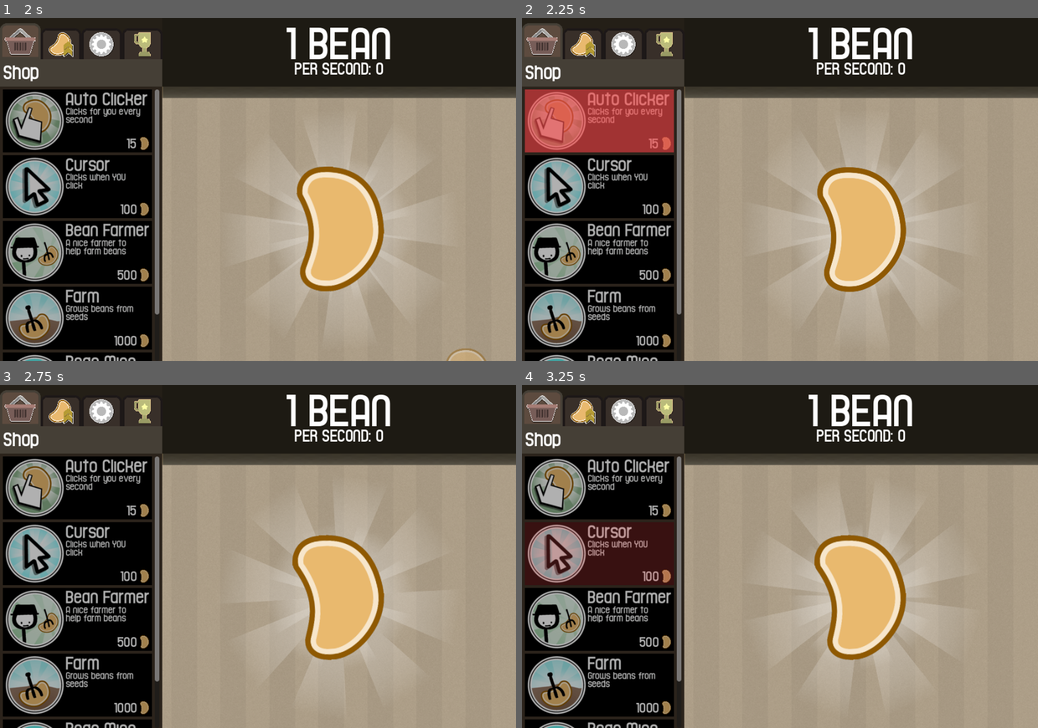
Above: before the commit, frames 1-4 (two rows, left to right).
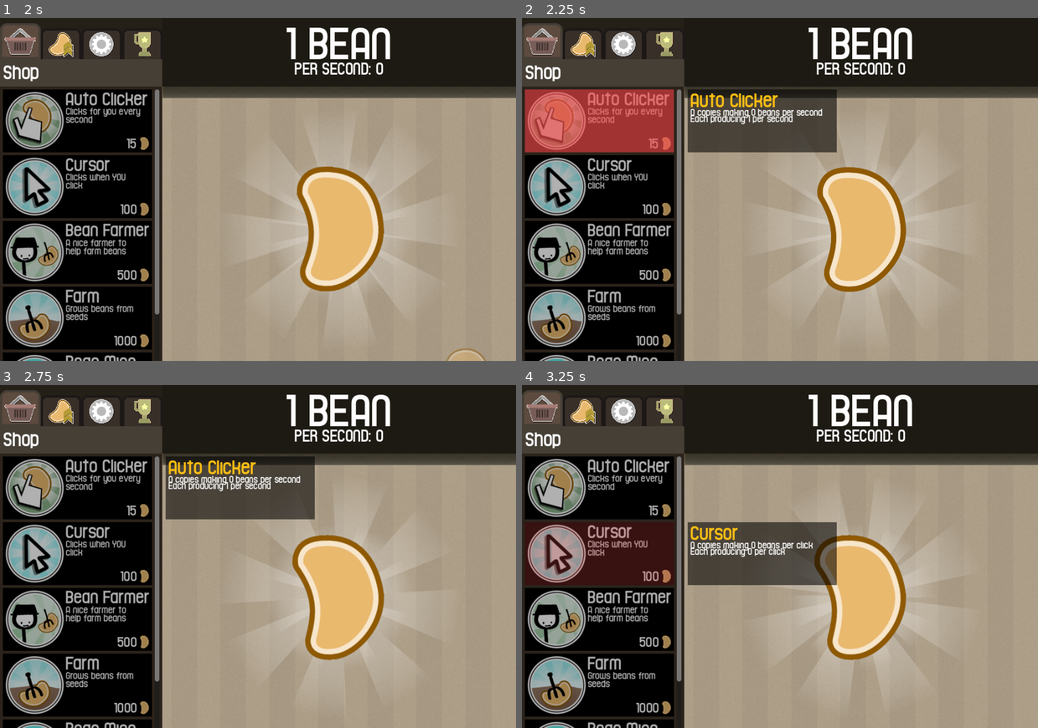
Above: after the commit, the same moments.

Repository: ZachSeb/BEAN-CLICKER-GODOT-4
Game: Godot game, scene res://scenes/levels/clicker_level.tscn
The game is run twice, just before and just after one commit, with the same random seed, the same clock (stepped at 60 frames per second) and the same inputs.
Inputs (mouse positions are in pixels of both pictures, inside the frame that each line leads up to):
- Up to frame 1 (2 s): click (340, 230) at 0.5 s; click (20, 38) at 1.25 s
- Up to frame 2 (2.25 s): click (599, 120) at 2 s
- Up to frame 3 (2.75 s): no input
- Up to frame 4 (3.25 s): click (599, 553) at 2.75 s

Frame 1 is identical in both runs. In frame 2, 5.2% of the frame differs, in the area x 32-61%, y 20-40%; in frame 3, 5.2%; in frame 4, 5.3%, in the area x 32-61%, y 39-59%.

Commit message:
added side info to work. however noticed a bug where resetting data doesn't reset shop button's buildings and stats

Diff:
--- a/scenes/gui/menus/side_menu.tscn
+++ b/scenes/gui/menus/side_menu.tscn
@@ -102,6 +102,7 @@
 mouse_filter = 2
 
 [node name="ScrollContainer" type="ScrollContainer" parent="MenuStates/Shop"]
+clip_contents = false
 layout_mode = 1
 anchors_preset = -1
 anchor_right = 1.0
@@ -213,6 +214,7 @@
 mouse_filter = 2
 
 [node name="ScrollContainer" type="ScrollContainer" parent="MenuStates/Settings"]
+clip_contents = false
 layout_mode = 1
 anchors_preset = -1
 anchor_right = 1.0
--- a/scenes/gui/side_menu_elements/buttons/shop_buttons/shop_auto_clicker_button.tscn
+++ b/scenes/gui/side_menu_elements/buttons/shop_buttons/shop_auto_clicker_button.tscn
@@ -4,4 +4,5 @@
 
 [node name="ShopAutoClickerButton" instance=ExtResource("1_dhmby")]
 button_type = 1
+title_name = "Auto Clicker"
 building_production_num = 1
--- a/scenes/gui/side_menu_elements/buttons/shop_buttons/shop_bean_farmer_button.tscn
+++ b/scenes/gui/side_menu_elements/buttons/shop_buttons/shop_bean_farmer_button.tscn
@@ -6,5 +6,6 @@
 [node name="ShopBeanFarmerButton" instance=ExtResource("1_i3df7")]
 texture_normal = ExtResource("2_7hi2m")
 button_type = 1
+title_name = "Bean Farmer"
 base_cost = 500
 building_production_num = 10
--- a/scenes/gui/side_menu_elements/buttons/shop_buttons/shop_bean_mine_button.tscn
+++ b/scenes/gui/side_menu_elements/buttons/shop_buttons/shop_bean_mine_button.tscn
@@ -6,5 +6,6 @@
 [node name="ShopBeanMineButton" instance=ExtResource("1_qryp7")]
 texture_normal = ExtResource("2_yy7fm")
 button_type = 1
+title_name = "Bean Mine"
 base_cost = 15000
 building_production_num = 100
--- a/scenes/gui/side_menu_elements/buttons/shop_buttons/shop_cursor_button.gd
+++ /dev/null
@@ -1 +0,0 @@
-extends SideMenuShopButton
--- a/scenes/gui/side_menu_elements/buttons/shop_buttons/shop_cursor_button.tscn
+++ b/scenes/gui/side_menu_elements/buttons/shop_buttons/shop_cursor_button.tscn
@@ -1,11 +1,10 @@
-[gd_scene load_steps=4 format=3 uid="uid://6a8dhg3nj3l2"]
+[gd_scene load_steps=3 format=3 uid="uid://6a8dhg3nj3l2"]
 
 [ext_resource type="PackedScene" uid="uid://bobpbfmnlb4b8" path="res://scenes/gui/side_menu_elements/buttons/shop_buttons/side_menu_shop_button.tscn" id="1_nx8yp"]
 [ext_resource type="Texture2D" uid="uid://3pukww34d5ev" path="res://graphics/sprites/menu_slots/cursor.png" id="2_ybkwb"]
-[ext_resource type="Script" path="res://scenes/gui/side_menu_elements/buttons/shop_buttons/shop_cursor_button.gd" id="3_nspkq"]
 
 [node name="ShopCursorButton" instance=ExtResource("1_nx8yp")]
 texture_normal = ExtResource("2_ybkwb")
-script = ExtResource("3_nspkq")
+title_name = "Cursor"
 base_cost = 100
-production_per_click = 1
+building_production_num = 15
--- a/scenes/gui/side_menu_elements/buttons/shop_buttons/shop_farm_button.tscn
+++ b/scenes/gui/side_menu_elements/buttons/shop_buttons/shop_farm_button.tscn
@@ -6,5 +6,6 @@
 [node name="ShopFarmButton" instance=ExtResource("1_fwpys")]
 texture_normal = ExtResource("2_00gbu")
 button_type = 1
+title_name = "Farm"
 base_cost = 1000
 building_production_num = 20
--- /dev/null
+++ b/scenes/gui/side_menu_elements/buttons/shop_buttons/side_info.gd
@@ -0,0 +1,41 @@
+extends Control
+
+@onready var shop_button = $".."
+
+
+func update_state():
+	$NameLabel.text = shop_button.title_name
+
+	var copies = "copy" if shop_button.owned_buildings == 1 else "copies"
+	var plural_click = "bean" if shop_button.owned_buildings * shop_button.production_per_click == 1 else "beans"
+	var plural_sec = "bean" if shop_button.owned_buildings * shop_button.building_production_num == 1 else "beans"
+
+	if shop_button.button_type == 0:
+		$VBoxContainer/PerInfo.text = str(
+			shop_button.owned_buildings, " ",
+			copies,
+			" making ",
+			shop_button.owned_buildings * shop_button.production_per_click, " ",
+			plural_click,
+			" per click")
+
+		$VBoxContainer/TotalInfo.text = str(
+			"Each producing ",
+			shop_button.production_per_click,
+			" per click"
+			)
+
+	else:
+		$VBoxContainer/PerInfo.text = str(
+			shop_button.owned_buildings, " ",
+			copies,
+			" making ",
+			shop_button.owned_buildings * shop_button.building_production_num, " ",
+			plural_sec,
+			" per second")
+
+		$VBoxContainer/TotalInfo.text = str(
+			"Each producing ",
+			shop_button.building_production_num,
+			" per second"
+			)
--- a/scenes/gui/side_menu_elements/buttons/shop_buttons/side_info.tscn
+++ b/scenes/gui/side_menu_elements/buttons/shop_buttons/side_info.tscn
@@ -1,12 +1,20 @@
-[gd_scene load_steps=2 format=3 uid="uid://bbl11xy3wwj7v"]
+[gd_scene load_steps=3 format=3 uid="uid://bbl11xy3wwj7v"]
 
 [ext_resource type="FontFile" uid="uid://bjvt65cn1k27y" path="res://graphics/fonts/ToonAround.otf" id="1_3ic28"]
+[ext_resource type="Script" path="res://scenes/gui/side_menu_elements/buttons/shop_buttons/side_info.gd" id="1_nhiuu"]
 
 [node name="SideInfo" type="Control"]
+custom_minimum_size = Vector2(260, 110)
 layout_mode = 3
-anchors_preset = 0
+anchors_preset = 4
+anchor_top = 0.5
+anchor_bottom = 0.5
+offset_top = -55.0
 offset_right = 260.0
-offset_bottom = 110.0
+offset_bottom = 55.0
+grow_vertical = 2
+size_flags_horizontal = 0
+script = ExtResource("1_nhiuu")
 
 [node name="ColorRect" type="ColorRect" parent="."]
 layout_mode = 1
@@ -15,7 +23,7 @@
 anchor_bottom = 1.0
 grow_horizontal = 2
 grow_vertical = 2
-color = Color(0, 0, 0, 0.290196)
+color = Color(0, 0, 0, 0.572549)
 
 [node name="NameLabel" type="Label" parent="."]
 layout_mode = 1
--- a/scenes/gui/side_menu_elements/buttons/shop_buttons/side_menu_shop_button.gd
+++ b/scenes/gui/side_menu_elements/buttons/shop_buttons/side_menu_shop_button.gd
@@ -2,6 +2,7 @@
 class_name SideMenuShopButton
 
 @export_enum("Per Click", "Per Second") var button_type: int
+@export var title_name: String
 @export var base_cost: int
 
 # how much beans a building produces (use for Per Second)
@@ -14,6 +15,7 @@
 var cost: int
 
 func _ready():
+	update_state()
 	User.connect("beans_stats_changed", update_state)
 
 	$".".button_down.connect(try_purchase)
@@ -55,3 +57,19 @@
 
 func update_state() -> void:
 	$Rects/DarkenRect.visible = false if User.beans >= cost else true
+	$SideInfo.update_state()
+
+
+func _on_mouse_entered():
+	$SideInfo.visible = true
+
+
+func _on_mouse_exited():
+	$SideInfo.visible = false
+
+
+func _process(_delta):
+	var local_mouse_pos_y = $".".get_local_mouse_position().y
+
+	$SideInfo.anchor_top = local_mouse_pos_y / size.y
+	$SideInfo.anchor_bottom = $SideInfo.anchor_top
--- a/scenes/gui/side_menu_elements/buttons/shop_buttons/side_menu_shop_button.tscn
+++ b/scenes/gui/side_menu_elements/buttons/shop_buttons/side_menu_shop_button.tscn
@@ -6,6 +6,7 @@
 [ext_resource type="FontFile" uid="uid://bjvt65cn1k27y" path="res://graphics/fonts/ToonAround.otf" id="4_i0edj"]
 [ext_resource type="AudioStream" uid="uid://1jefdx8bi2jh" path="res://sounds/sfx/buy/buy.wav" id="5_efarb"]
 [ext_resource type="AudioStream" uid="uid://dr6epeq7eiotu" path="res://sounds/sfx/buy/buy_reject.wav" id="6_gahn4"]
+[ext_resource type="PackedScene" uid="uid://bbl11xy3wwj7v" path="res://scenes/gui/side_menu_elements/buttons/shop_buttons/side_info.tscn" id="7_4fihe"]
 
 [sub_resource type="Animation" id="Animation_5ub0k"]
 resource_name = "deny"
@@ -145,3 +146,14 @@
 [node name="Deny" type="AudioStreamPlayer" parent="Sounds"]
 stream = ExtResource("6_gahn4")
 bus = &"SFX"
+
+[node name="SideInfo" parent="." instance=ExtResource("7_4fihe")]
+visible = false
+layout_mode = 1
+anchors_preset = -1
+anchor_left = 1.0
+anchor_right = 1.0
+offset_left = 24.0
+
+[connection signal="mouse_entered" from="." to="." method="_on_mouse_entered"]
+[connection signal="mouse_exited" from="." to="." method="_on_mouse_exited"]
Not shown: 2 places in scenes/gui/menus/side_menu.tscn that only renumber resources
Not shown: 1 places in scenes/gui/side_menu_elements/buttons/shop_buttons/side_menu_shop_button.tscn that only renumber resources
Not shown: 2 places in scenes/objects/ui.tscn that only renumber resources
